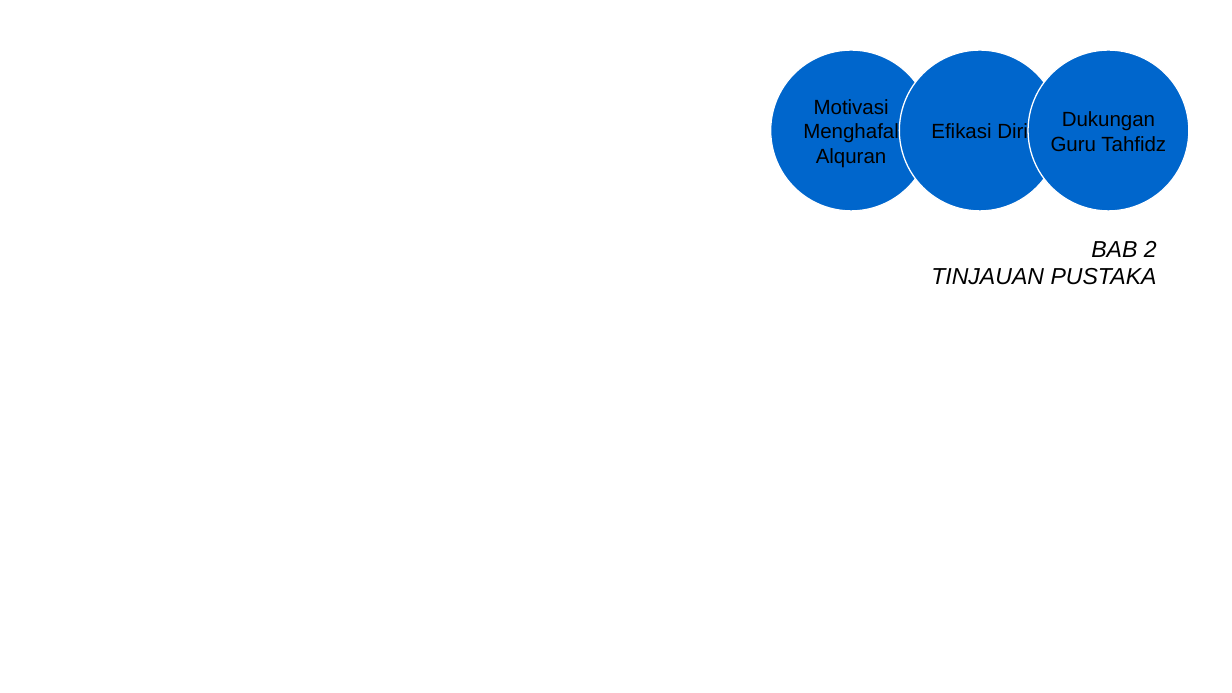
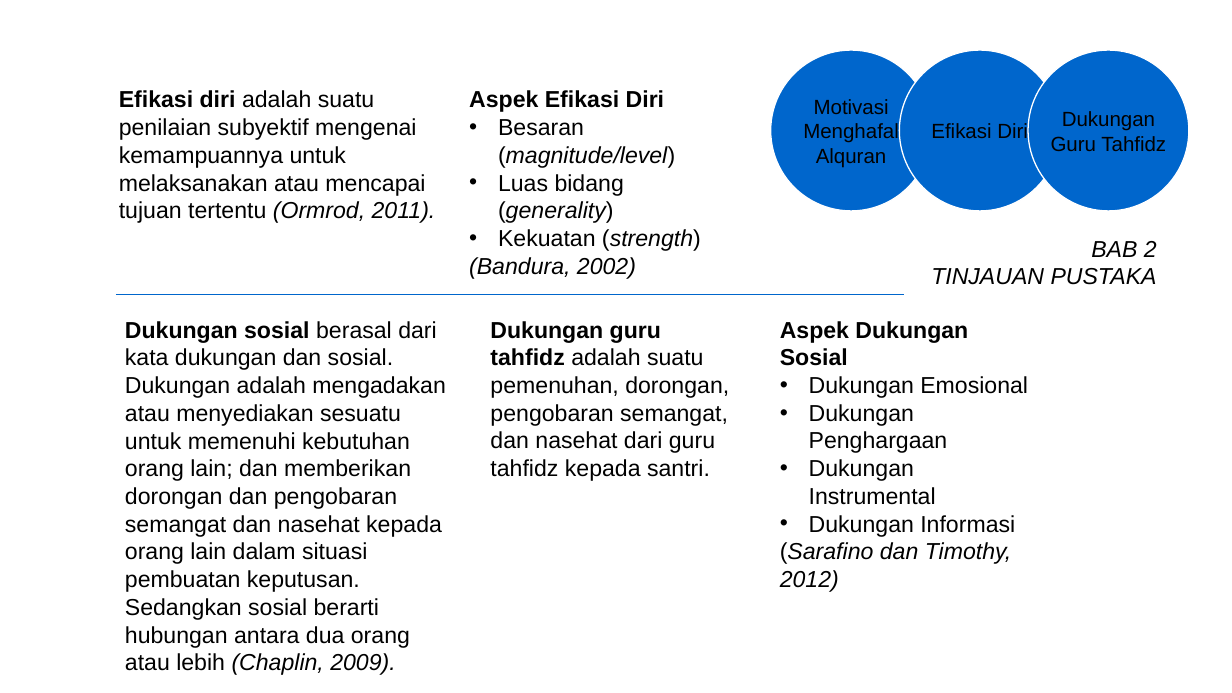
Before and after one commit to mzaini30/skripsi, a slide deck: slide 6 of seminar proposal.pptx. Drawn at 1232x693 pixels with LibreOffice and Linux fonts; fonts in the diff are those of the drawing; background and template pictures are left out. Boxes give left, top, right and bottom in pixels: in the first picture for what was removed or moved away, otherwise in the second. Text is boxed around its words. In the diff, an @@ line names an element or a change of style, - is before the commit and + after.

```diff
--- a/seminar proposal.pptx
+++ b/seminar proposal.pptx
@@ text added at (119, 90, 436, 223), 18 pt, text #000000 @@
+Efikasi diri adalah suatu penilaian subyektif mengenai kemampuannya untuk melaksanakan atau mencapai tujuan tertentu (Ormrod, 2011).
@@ text added at (469, 90, 701, 279), 18 pt, text #000000 @@
+Aspek Efikasi Diri
+• Besaran (magnitude/level)
+• Luas bidang (generality)
+• Kekuatan (strength)
+(Bandura, 2002)
@@ line added from (116, 295) to (904, 295), #0066CC 0.75 pt @@
@@ text added at (125, 321, 446, 675), 18 pt, text #000000 @@
+Dukungan sosial berasal dari kata dukungan dan sosial. Dukungan adalah mengadakan atau menyediakan sesuatu untuk memenuhi kebutuhan orang lain; dan memberikan dorongan dan pengobaran semangat dan nasehat kepada orang lain dalam situasi pembuatan keputusan. Sedangkan sosial berarti hubungan antara dua orang atau lebih (Chaplin, 2009).
@@ text added at (490, 321, 729, 481), 18 pt, text #000000 @@
+Dukungan guru tahfidz adalah suatu pemenuhan, dorongan, pengobaran semangat, dan nasehat dari guru tahfidz kepada santri.
@@ text added at (780, 321, 1028, 592), 18 pt, text #000000 @@
+Aspek Dukungan Sosial
+• Dukungan Emosional
+• Dukungan Penghargaan
+• Dukungan Instrumental
+• Dukungan Informasi
+(Sarafino dan Timothy, 2012)
```
Also in this commit, not shown: 1 other slide changed, 1 slide added, 17 slides removed.
